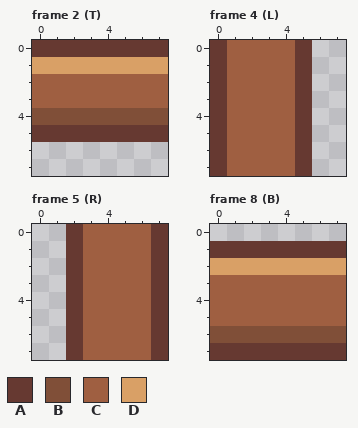
Pixel-art file -- assets/images/ui/frame/frame.aseprite. The picture above was drawn from the file before the commit.
8x8 pixels, 9 frames. Shown: frame 2 (T), frame 4 (L), frame 5 (R), frame 8 (B). The commit also changed other frames, which this record leaves out.
Palette (. is transparent): A #663931  B #804f38  C #9f5f41  D #d9a066
Pixels before, frame 2 (T), first column x 0:
0 AAAAAAAA
1 DDDDDDDD
2 CCCCCCCC
3 CCCCCCCC
4 BBBBBBBB
5 AAAAAAAA
Pixels before, frame 4 (L), first column x 0:
0 ACCCCA
1 ACCCCA
2 ACCCCA
3 ACCCCA
4 ACCCCA
5 ACCCCA
6 ACCCCA
7 ACCCCA
Pixels before, frame 5 (R), first column x 2:
0 ACCCCA
1 ACCCCA
2 ACCCCA
3 ACCCCA
4 ACCCCA
5 ACCCCA
6 ACCCCA
7 ACCCCA
Pixels before, frame 8 (B), first column x 0:
1 AAAAAAAA
2 DDDDDDDD
3 CCCCCCCC
4 CCCCCCCC
5 CCCCCCCC
6 BBBBBBBB
7 AAAAAAAA
After the commit:
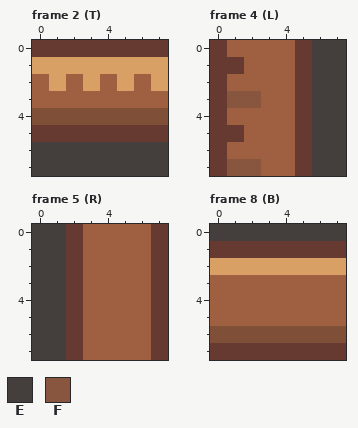
Colours new in this view: E #443f3c  F #88553e
Changes in this commit:
Frame 2 (T):
y 2: x 1 C -> D; x 3 C -> D; x 5 C -> D; x 7 C -> D
y 6..7: x 0..7 ........ -> EEEEEEEE
Frame 4 (L):
y 0: x 6..7 .. -> EE
y 1: x 1 C -> A; x 6..7 .. -> EE
y 2: x 6..7 .. -> EE
y 3: x 1..2 CC -> FF; x 6..7 .. -> EE
y 4: x 6..7 .. -> EE
y 5: x 1 C -> A; x 6..7 .. -> EE
y 6: x 6..7 .. -> EE
y 7: x 1..2 CC -> FF; x 6..7 .. -> EE
Frame 5 (R):
y 0..7: x 0..1 .. -> EE
Frame 8 (B):
y 0: x 0..7 ........ -> EEEEEEEE
